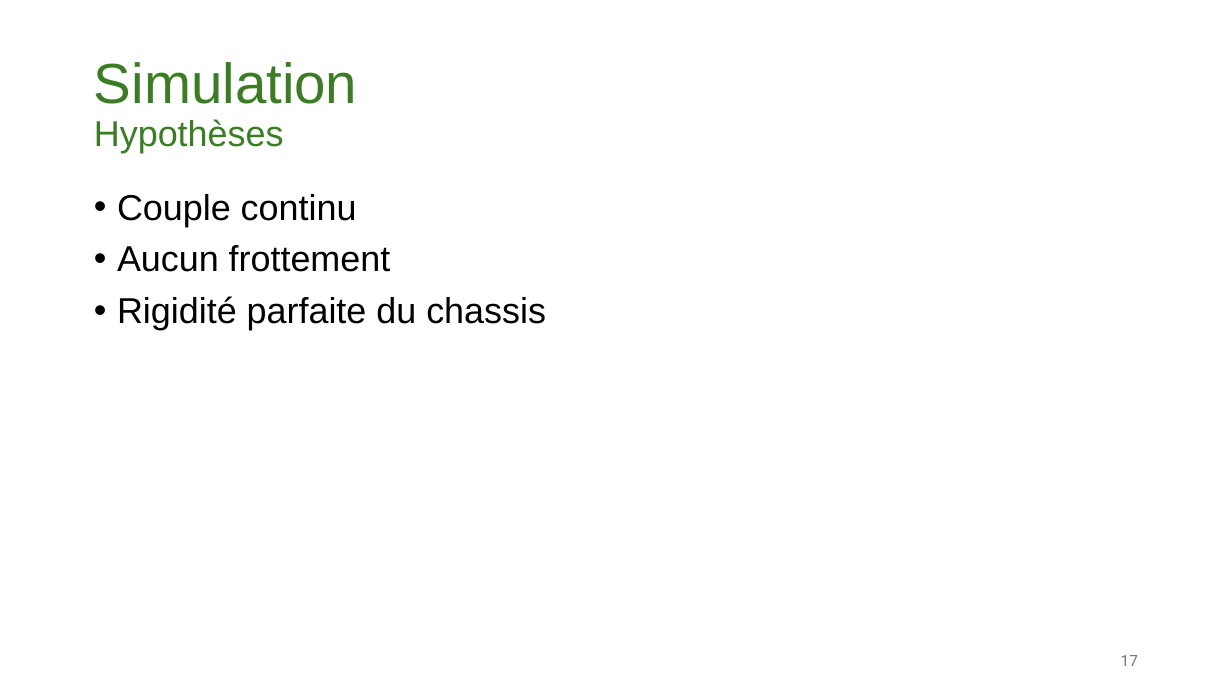
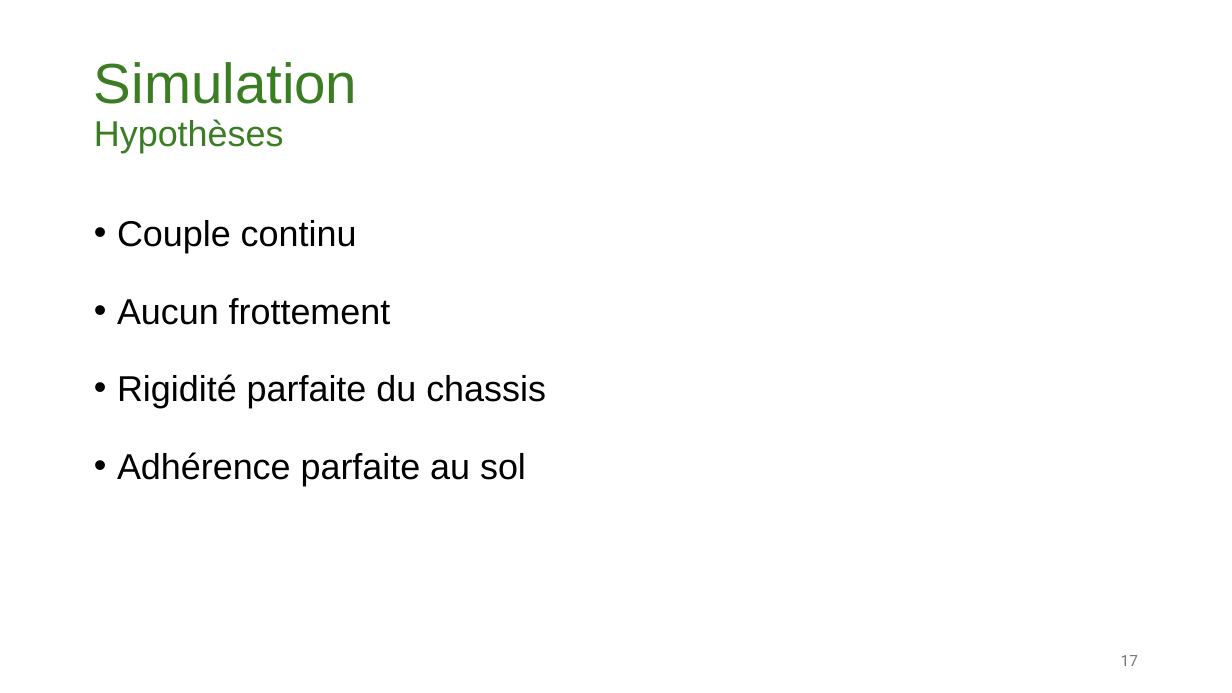
Before and after one commit to Ding-Jeremy/Self-Balancing-Bot, a slide deck: slide 17 of A_Documentation/Defense.pptx. Drawn at 1232x693 pixels with LibreOffice and Linux fonts; fonts in the diff are those of the drawing. Boxes give left, top, right and bottom in pixels: in the first picture for what was removed or moved away, otherwise in the second. Text is boxed around its words. In the diff, an @@ line names an element or a change of style, - is before the commit and + after.

```diff
--- a/A_Documentation/Defense.pptx
+++ b/A_Documentation/Defense.pptx
@@ text at (x1=117, y1=220, x2=546, y2=408): line spacing 0.9 to 1.5 @@
@@ text at (x1=117, y1=452, x2=526, y2=486): paragraph added @@
+• Adhérence parfaite au sol
```
Also in this commit, not shown: 3 other slides changed.
